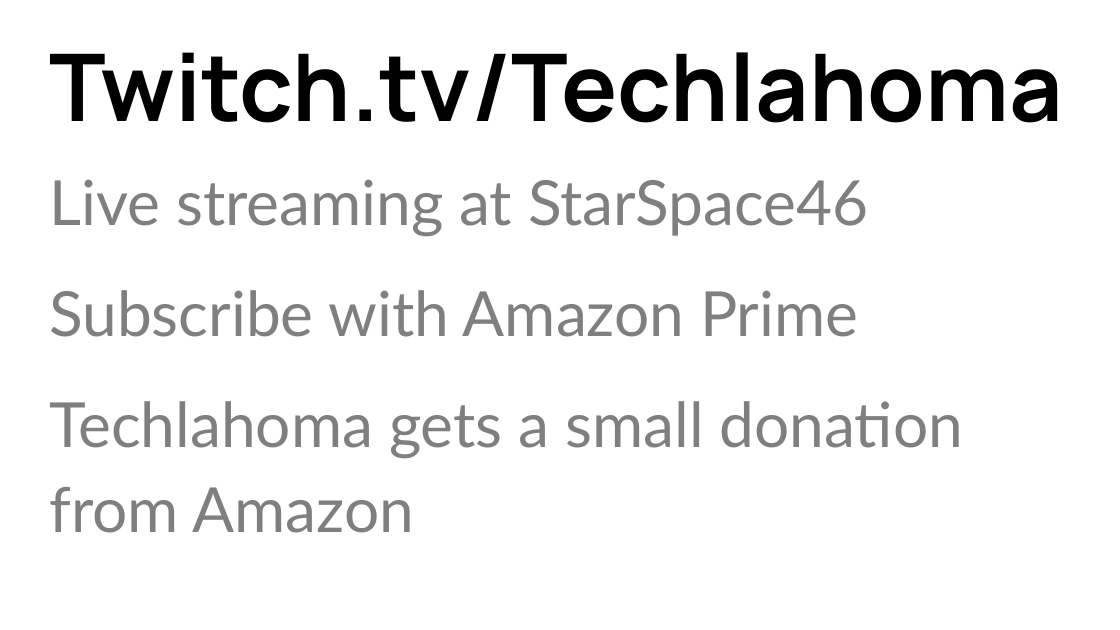
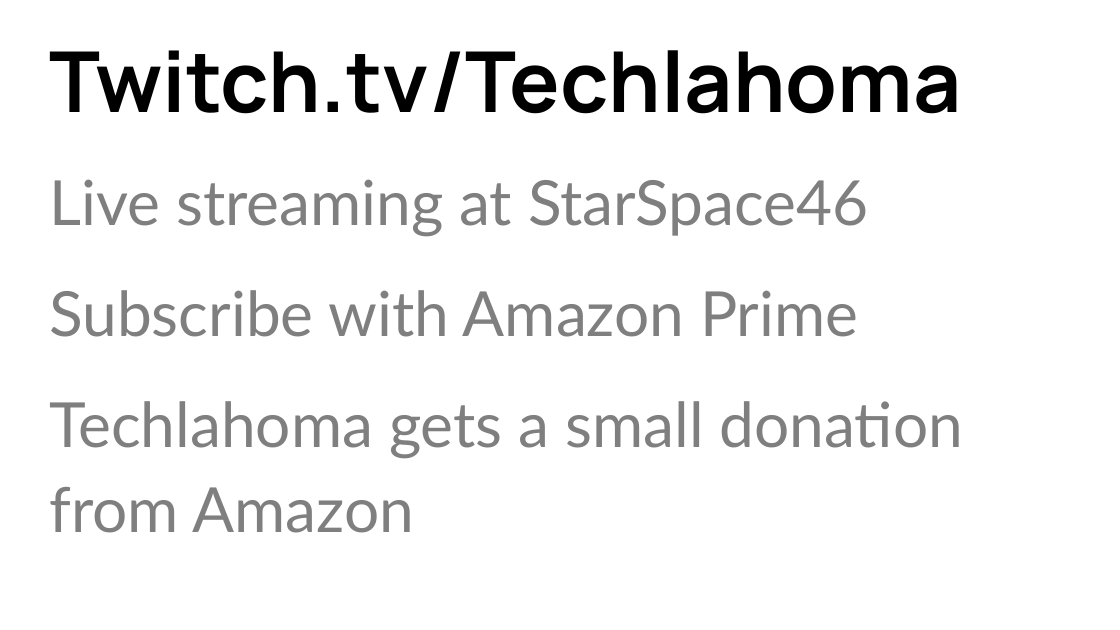
Before and after one commit to kacollins/slideshows, a slide deck: slide 7 of 2018-01-15 OKC SQL.pptx. Drawn at 1120x630 pixels with LibreOffice and Linux fonts; fonts in the diff are those of the drawing. Boxes give left, top, right and bottom in pixels: in the first picture for what was removed or moved away, otherwise in the second. Text is boxed around its words. In the diff, an @@ line names an element or a change of style, - is before the commit and + after.

Commit message:
Updated OKC SQL PowerPoint

```diff
--- a/2018-01-15 OKC SQL.pptx
+++ b/2018-01-15 OKC SQL.pptx
@@ title "Twitch.tv/Techlahoma" at box(49, 50, 961, 114): size 60 to 54 pt @@
```
